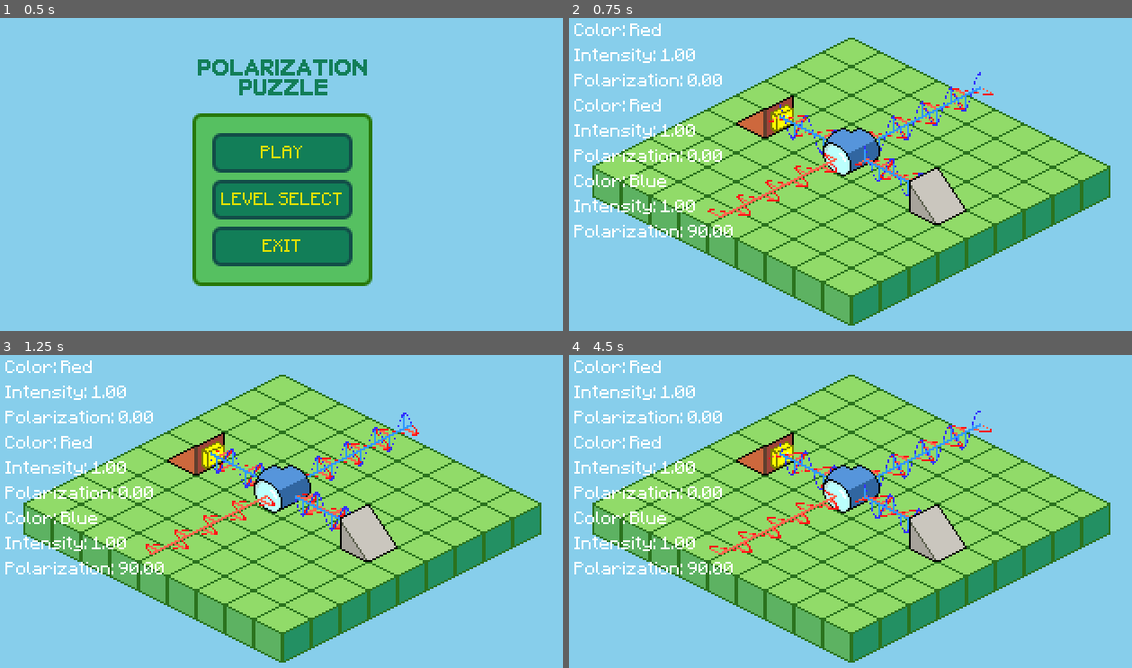
Above: before the commit, frames 1-4 (two rows, left to right).
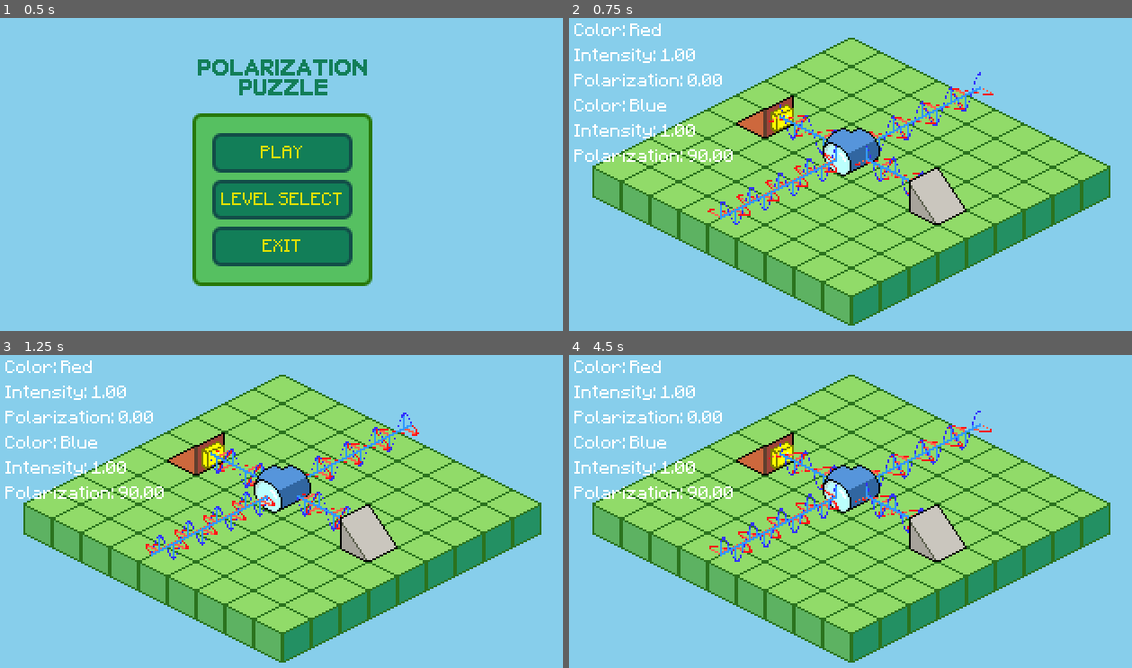
Above: after the commit, the same moments.

Repository: joshmoritty/polarization-puzzle
Game: Godot game, scene res://scenes/main_menu.tscn
Two runs of this game, one before a commit and one after it. Both use one fixed random seed, a clock stepped at 60 frames per second and the inputs below.
Inputs (mouse positions are in pixels of both pictures, inside the frame that each line leads up to):
- Up to frame 1 (0.5 s): no input
- Up to frame 2 (0.75 s): click "PLAY" at 0.5 s
- Up to frame 3 (1.25 s): no input
- Up to frame 4 (4.5 s): move the mouse to (979, 492) at 1.27 s; click (979, 492) at 1.42 s; drag from (737, 524) to (766, 445) at 2.02 s; move the mouse to (906, 436) at 2.77 s; click (906, 436) at 2.92 s; drag from (822, 574) to (934, 533) at 3.52 s; move the mouse to (1025, 555) at 4.27 s; click (1025, 555) at 4.42 s

Frame 1 is identical in both runs. In frame 2, 1.8% of the frame differs, in the area x 0-63%, y 25-71%; in frame 3, 1.8%; in frame 4, 1.9%.

Commit message:
fix: beam build logic

Diff:
--- a/scripts/game/beam.gd
+++ b/scripts/game/beam.gd
@@ -8,6 +8,7 @@
 var mesh: MeshInstance3D
 var wave_mesh: MeshInstance3D
 var end_obj: LightObject = null
+var sections: Array[BeamSection] = []
 
 func _init(
 	p_data: LightData,
@@ -36,6 +37,7 @@
 	for i in range(length):
 		var section = BeamSection.new(self, controller.tilemap.map_to_local(from + dir_vec * i), tex)
 		controller.tilemap.add_child(section)
+		sections.push_back(section)
 
 func build():
 	var dir_vec = Controller.dir_to_vec(data.dir)
@@ -83,3 +85,8 @@
 	update_sprite()
 	if end_obj:
 		end_obj.build_beams()
+
+func delete():
+	for section in sections:
+		section.queue_free()
+	sections = []
--- a/scripts/game/light_object.gd
+++ b/scripts/game/light_object.gd
@@ -24,7 +24,7 @@
 		return
 
 	light_out.sort_custom(_compare_light)
-	beams_out.sort_custom(func(a, b): _compare_light(a.data, b.data))
+	beams_out.sort_custom(func(a, b): return _compare_light(a.data, b.data))
 
 	var used_beams = []
 	for i in range(beams_out.size()):
@@ -33,18 +33,23 @@
 	var curr_beam_i = 0
 	# Reuse same dir beams, if not existing, build new beams
 	for data in light_out:
-		if curr_beam_i >= beams_out.size() or data.dir < beams_out[curr_beam_i].data.dir:
+		while (curr_beam_i < used_beams.size()
+				and data.dir > beams_out[curr_beam_i].data.dir):
+				curr_beam_i += 1
+		if curr_beam_i >= used_beams.size() or data.dir < beams_out[curr_beam_i].data.dir:
 			_build_beam(data)
 		elif data.equals(beams_out[curr_beam_i].data):
 			used_beams[curr_beam_i] = true
+			curr_beam_i += 1
 		elif data.dir == beams_out[curr_beam_i].data.dir:
 			beams_out[curr_beam_i].update(data)
 			used_beams[curr_beam_i] = true
-		curr_beam_i += 1
+			curr_beam_i += 1
 
 	# Remove unused beams
 	for i in range(used_beams.size() - 1, -1, -1):
 		if not used_beams[i]:
+			beams_out[i].delete()
 			beams_out.remove_at(i)
 
 func _build_beam(data: LightData):
